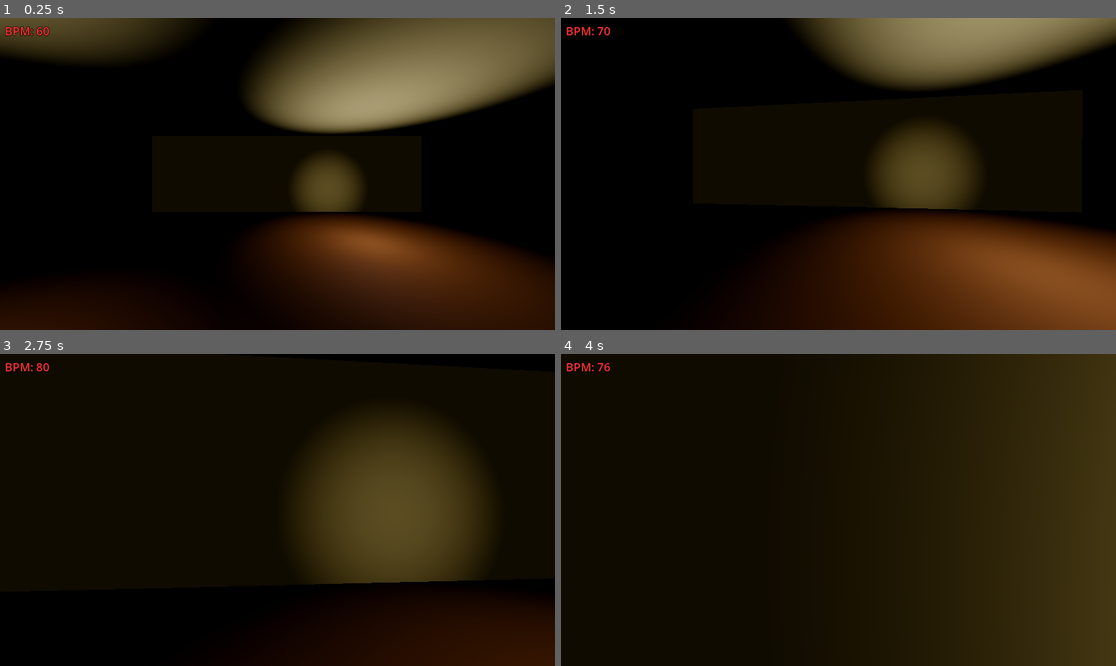
Above: before the commit, frames 1-4 (two rows, left to right).
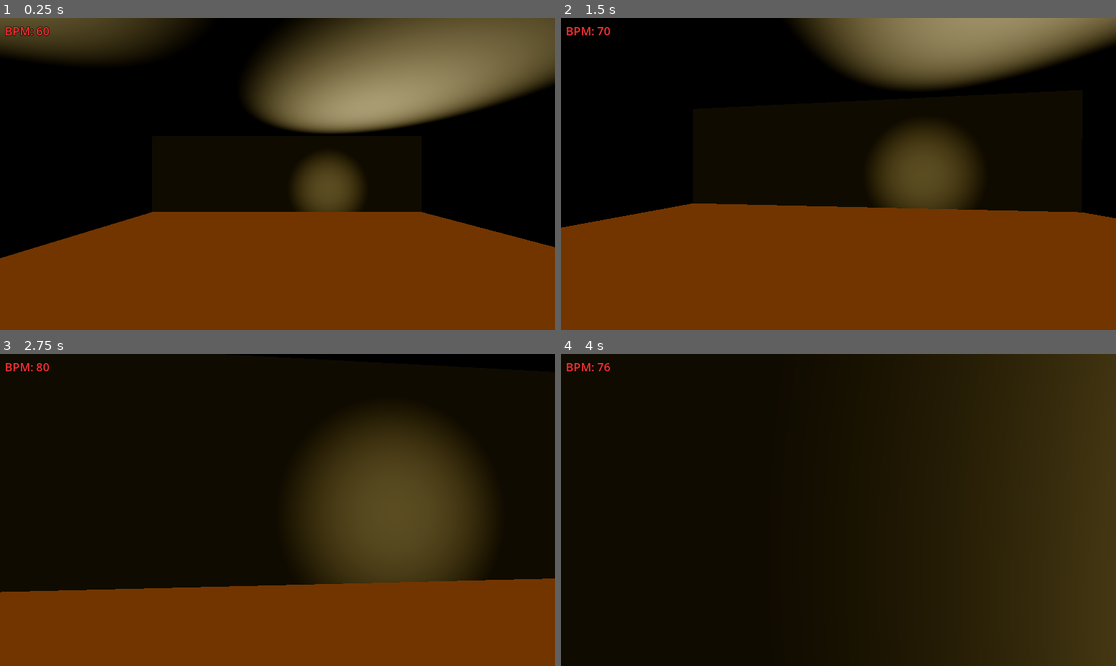
Above: after the commit, the same moments.

Repository: BradyKearley/2026UOttawaHack
Game: Godot game, scene res://Tscn's/map.tscn
The game is run twice, just before and just after one commit, with the same random seed, the same clock (stepped at 60 frames per second) and the same inputs.
Inputs (mouse positions are in pixels of both pictures, inside the frame that each line leads up to):
- Up to frame 1 (0.25 s): no input
- Up to frame 2 (1.5 s): move the mouse to (866, 174) at 0.52 s; hold Shift (sprint) 0.53-1.28 s; hold W (move_forward) from 0.53 s (still down); move the mouse to (810, 174) at 1.27 s; tap Shift (sprint) at 1.35 s
- Up to frame 3 (2.75 s): keep holding W (move_forward); move the mouse to (288, 503) at 2.02 s; hold Shift (sprint) from 2.03 s (still down)
- Up to frame 4 (4 s): keep holding W (move_forward); move the mouse to (832, 516) at 2.77 s; release Shift (sprint) at 2.78 s; tap Shift (sprint) at 2.85 s; move the mouse to (877, 513) at 3.52 s; hold Shift (sprint) from 3.53 s (still down)

The runs differ from the first frame. In frame 1, 33% of the frame differs, in the area x 0-100%, y 62-100%; in frame 2, 33%, in the area x 0-100%, y 59-100%; in frame 3, 26%; in frame 4, nothing differs.

Commit message:
Updated main house
Its never lupis

Diff:
--- a/IsaacRm.tscn
+++ b/IsaacRm.tscn
@@ -1,7 +1,8 @@
-[gd_scene load_steps=7 format=3 uid="uid://cywilqb21k76b"]
+[gd_scene load_steps=8 format=3 uid="uid://cywilqb21k76b"]
 
 [ext_resource type="PackedScene" uid="uid://bxj8y6qvnhm4w" path="res://Tscn's/Player.tscn" id="1_pu4ar"]
 [ext_resource type="Material" uid="uid://ddgqk5ag3vvda" path="res://Materials/Ground.tres" id="2_myyj8"]
+[ext_resource type="Material" uid="uid://csqmq8hobdbnp" path="res://Materials/GroundGrey.tres" id="3_lyjjt"]
 [ext_resource type="Material" uid="uid://b0p18gxn3nfln" path="res://Materials/Wall.tres" id="3_myyj8"]
 
 [sub_resource type="ProceduralSkyMaterial" id="ProceduralSkyMaterial_lyjjt"]
@@ -27,16 +28,42 @@
 [node name="Player" parent="." instance=ExtResource("1_pu4ar")]
 transform = Transform3D(1, 0, 0, 0, 1, 0, 0, 0, 1, 0, 0.6835778, 5.1642523)
 
-[node name="Ground" type="CSGBox3D" parent="."]
-transform = Transform3D(1, 0, 0, 0, 1, 0, 0, 0, 1, 0, -0.44262695, -1.6460985)
+[node name="FirstFloors" type="CSGCombiner3D" parent="."]
+transform = Transform3D(1, 0, 0, 0, 1, 0, 0, 0, 1, -13.854223, -0.44262695, 1.5639887)
+
+[node name="LibraryFloor" type="CSGBox3D" parent="FirstFloors"]
 use_collision = true
-size = Vector3(49, 0.2, 20)
+size = Vector3(12.007423, 0.2, 19.474983)
 material = ExtResource("2_myyj8")
 
-[node name="Ground" type="CSGBox3D" parent="Ground"]
-transform = Transform3D(1, 0, 0, 0, 0.81763756, -0.57573324, 0, 0.57573324, 0.81763756, 0.058732986, 0.8231659, -0.14609861)
+[node name="DiningRmFloor" type="CSGBox3D" parent="FirstFloors"]
+transform = Transform3D(1, 0, 0, 0, 1, 0, 0, 0, 1, 28.228424, 0, 2.485445)
 use_collision = true
-size = Vector3(5.140625, 0.2, 5.5664063)
+size = Vector3(12.472462, 0.2, 14.504093)
+material = ExtResource("2_myyj8")
+
+[node name="LivingRmFloor" type="CSGBox3D" parent="FirstFloors"]
+transform = Transform3D(1, 0, 0, 0, 1, 0, 0, 0, 1, 28.228424, 0, -11.989258)
+use_collision = true
+size = Vector3(12.472462, 0.2, 14.504093)
+material = ExtResource("3_lyjjt")
+
+[node name="KitchenFloor" type="CSGBox3D" parent="FirstFloors"]
+transform = Transform3D(1, 0, 0, 0, 1, 0, 0, 0, 1, 13.9527, 0, -13.021096)
+use_collision = true
+size = Vector3(15.948926, 0.2, 12.440415)
+material = ExtResource("3_lyjjt")
+
+[node name="Storage" type="CSGBox3D" parent="FirstFloors"]
+transform = Transform3D(1, 0, 0, 0, 1, 0, 0, 0, 1, -0.08633423, 0, -14.4727955)
+use_collision = true
+size = Vector3(12.165942, 0.2, 9.537016)
+material = ExtResource("3_lyjjt")
+
+[node name="EntranceFloor" type="CSGBox3D" parent="FirstFloors"]
+transform = Transform3D(1, 0, 0, 0, 1, 0, 0, 0, 1, 14.006222, 0, 1.4479918)
+use_collision = true
+size = Vector3(15.999634, 0.2, 16.564945)
 material = ExtResource("2_myyj8")
 
 [node name="OmniLight3D" type="OmniLight3D" parent="."]
@@ -45,13 +72,120 @@
 shadow_enabled = true
 omni_range = 6.0
 
-[node name="Wall" type="CSGBox3D" parent="."]
-transform = Transform3D(1, 0, 0, 0, 1, 0, 0, 0, 1, 7.1401377, 2.2438781, -1.3857422)
+[node name="StairTemp" type="CSGBox3D" parent="."]
+transform = Transform3D(1, 0, 0, 0, 0.9472886, -0.3203814, 0, 0.3203814, 0.9472886, 0.058732986, 1.288179, 0.14312154)
 use_collision = true
-size = Vector3(0.057140626, 5.5730104, 20)
+size = Vector3(5.140625, 0.2, 10.981323)
+material = ExtResource("2_myyj8")
+
+[node name="Walls" type="CSGCombiner3D" parent="."]
+
+[node name="WallFirstFloorRight" type="CSGBox3D" parent="Walls"]
+transform = Transform3D(1, 0, 0, 0, 1, 0, 0, 0, 1, 8.140138, 1.1480498, 3.0204468)
+use_collision = true
+size = Vector3(0.057140626, 3.3813539, 16.528442)
 material = ExtResource("3_myyj8")
 
-[node name="Doorwayd" type="CSGBox3D" parent="Wall"]
-transform = Transform3D(1, 0, 0, 0, 1, 0, 0, 0, 1, -0.022563934, -1.3683, 6.3535666)
+[node name="Doorwayd" type="CSGBox3D" parent="Walls/WallFirstFloorRight"]
+transform = Transform3D(1, 0, 0, 0, 1, 0, 0, 0, 1, -0.24318695, -0.33578575, 4.5052013)
 operation = 2
-size = Vector3(1, 2.40868, 1.5374908)
+size = Vector3(1, 2.5353081, 1.5374908)
+
+[node name="WallFirstFloorLeft" type="CSGBox3D" parent="Walls"]
+transform = Transform3D(1, 0, 0, 0, 1, 0, 0, 0, 1, -7.8578796, 1.1480498, 1.5715942)
+use_collision = true
+size = Vector3(0.057140626, 3.3813539, 19.426147)
+material = ExtResource("3_myyj8")
+
+[node name="Doorwayd2" type="CSGBox3D" parent="Walls/WallFirstFloorLeft"]
+transform = Transform3D(1, 0, 0, 0, 1, 0, 0, 0, 1, -0.12621117, -0.38998497, 6.3535666)
+operation = 2
+size = Vector3(1, 2.6437066, 1.5374908)
+
+[node name="OutterWallFront" type="CSGBox3D" parent="Walls"]
+transform = Transform3D(-4.371139e-08, 0, -1, 0, 1, 0, 1, 0, -4.371139e-08, -1.2736511, 1.1480498, 11.27415)
+use_collision = true
+size = Vector3(0.057140626, 3.3813539, 44.029785)
+material = ExtResource("3_myyj8")
+
+[node name="OutterWallBack" type="CSGBox3D" parent="Walls"]
+transform = Transform3D(-4.371139e-08, 0, -1, 0, 1, 0, 1, 0, -4.371139e-08, -1.2736511, 1.1480498, -17.689152)
+use_collision = true
+size = Vector3(0.057140626, 3.3813539, 44.029785)
+material = ExtResource("3_myyj8")
+
+[node name="DividerMidders" type="CSGBox3D" parent="Walls"]
+transform = Transform3D(-4.371139e-08, 0, -1, 0, 1, 0, 1, 0, -4.371139e-08, 0.13170624, 1.1480498, -5.2629414)
+use_collision = true
+size = Vector3(0.057140626, 3.3813539, 16.020493)
+material = ExtResource("3_myyj8")
+
+[node name="Doorwayd2" type="CSGBox3D" parent="Walls/DividerMidders"]
+transform = Transform3D(1, 0, 0, 0, 1, 0, 0, 0, 1, -0.12621117, -0.38998497, 6.3535666)
+operation = 2
+size = Vector3(1, 2.6437066, 1.5374908)
+
+[node name="Doorwayd3" type="CSGBox3D" parent="Walls/DividerMidders"]
+transform = Transform3D(1, 0, 0, 0, 1, 0, 0, 0, 1, -0.25242424, -0.77996993, -6.4596114)
+operation = 2
+size = Vector3(1, 2.6437066, 1.5374908)
+
+[node name="OutterWallRight" type="CSGBox3D" parent="Walls"]
+transform = Transform3D(1, 0, 0, 0, 1, 0, 0, 0, 1, 20.573008, 1.1480498, -3.2178955)
+use_collision = true
+size = Vector3(0.057140626, 3.3813539, 29.005127)
+material = ExtResource("3_myyj8")
+
+[node name="OutterWallLeft" type="CSGBox3D" parent="Walls"]
+transform = Transform3D(1, 0, 0, 0, 1, 0, 0, 0, 1, -19.85788, 1.1480498, -3.4691162)
+use_collision = true
+size = Vector3(0.057140626, 3.3813539, 29.507568)
+material = ExtResource("3_myyj8")
+
+[node name="Divider1" type="CSGBox3D" parent="Walls"]
+transform = Transform3D(-4.371139e-08, 0, -1, 0, 1, 0, 1, 0, -4.371139e-08, -13.887569, 1.1480498, -8.149898)
+use_collision = true
+size = Vector3(0.057140626, 3.3813539, 12.041382)
+material = ExtResource("3_myyj8")
+
+[node name="Divider2" type="CSGBox3D" parent="Walls"]
+transform = Transform3D(-4.371139e-08, 0, -1, 0, 1, 0, 1, 0, -4.371139e-08, 16.334635, 1.1480498, -3.1498976)
+use_collision = true
+size = Vector3(0.057140626, 3.3813539, 16.377441)
+material = ExtResource("3_myyj8")
+
+[node name="Doorwayd2" type="CSGBox3D" parent="Walls/Divider2"]
+transform = Transform3D(1, 0, 0, 0, 1, 0, 0, 0, 1, -0.1262114, -0.28117418, -0.42948723)
+operation = 2
+size = Vector3(1, 2.426085, 1.5374908)
+
+[node name="Doorwayd3" type="CSGBox3D" parent="Walls/Divider2"]
+transform = Transform3D(1, 0, 0, 0, 1, 0, 0, 0, 1, -0.35742855, -0.28117418, -1.95858)
+operation = 2
+size = Vector3(1, 2.426085, 1.5374908)
+
+[node name="Floors(2ndFloor)" type="CSGCombiner3D" parent="."]
+
+[node name="2ndFloorL" type="CSGBox3D" parent="Floors(2ndFloor)"]
+transform = Transform3D(1, 0, 0, 0, 1, 0, 0, 0, 1, -13.725442, 3.2446141, 1.3736877)
+use_collision = true
+size = Vector3(18.39209, 0.2, 25.687927)
+material = ExtResource("2_myyj8")
+
+[node name="2ndFloorR" type="CSGBox3D" parent="Floors(2ndFloor)"]
+transform = Transform3D(1, 0, 0, 0, 1, 0, 0, 0, 1, 14.598572, 3.2446141, 1.4109192)
+use_collision = true
+size = Vector3(18.39209, 0.2, 25.76239)
+material = ExtResource("2_myyj8")
+
+[node name="2ndFloor" type="CSGBox3D" parent="Floors(2ndFloor)"]
+transform = Transform3D(1, 0, 0, 0, 1, 0, 0, 0, 1, 0.043510556, 3.2446141, -8.180866)
+use_collision = true
+size = Vector3(11.138916, 0.2, 6.554268)
+material = ExtResource("2_myyj8")
+
+[node name="2ndFloor2" type="CSGBox3D" parent="Floors(2ndFloor)"]
+transform = Transform3D(1, 0, 0, 0, 1, 0, 0, 0, 1, 0.043510556, 3.2446141, -16.983171)
+use_collision = true
+size = Vector3(45.90039, 0.2, 11.985142)
+material = ExtResource("2_myyj8")
--- a/Materials/Ground.tres
+++ b/Materials/Ground.tres
@@ -1,4 +1,5 @@
 [gd_resource type="StandardMaterial3D" format=3 uid="uid://ddgqk5ag3vvda"]
 
 [resource]
-albedo_color = Color(0.44197613, 0.22214472, 9.62615e-08, 1)
+shading_mode = 0
+albedo_color = Color(0.44705883, 0.22745098, 0, 1)
--- /dev/null
+++ b/Materials/GroundGrey.tres
@@ -0,0 +1,5 @@
+[gd_resource type="StandardMaterial3D" format=3 uid="uid://csqmq8hobdbnp"]
+
+[resource]
+shading_mode = 0
+albedo_color = Color(0.3690983, 0.31311822, 0.2927682, 1)
